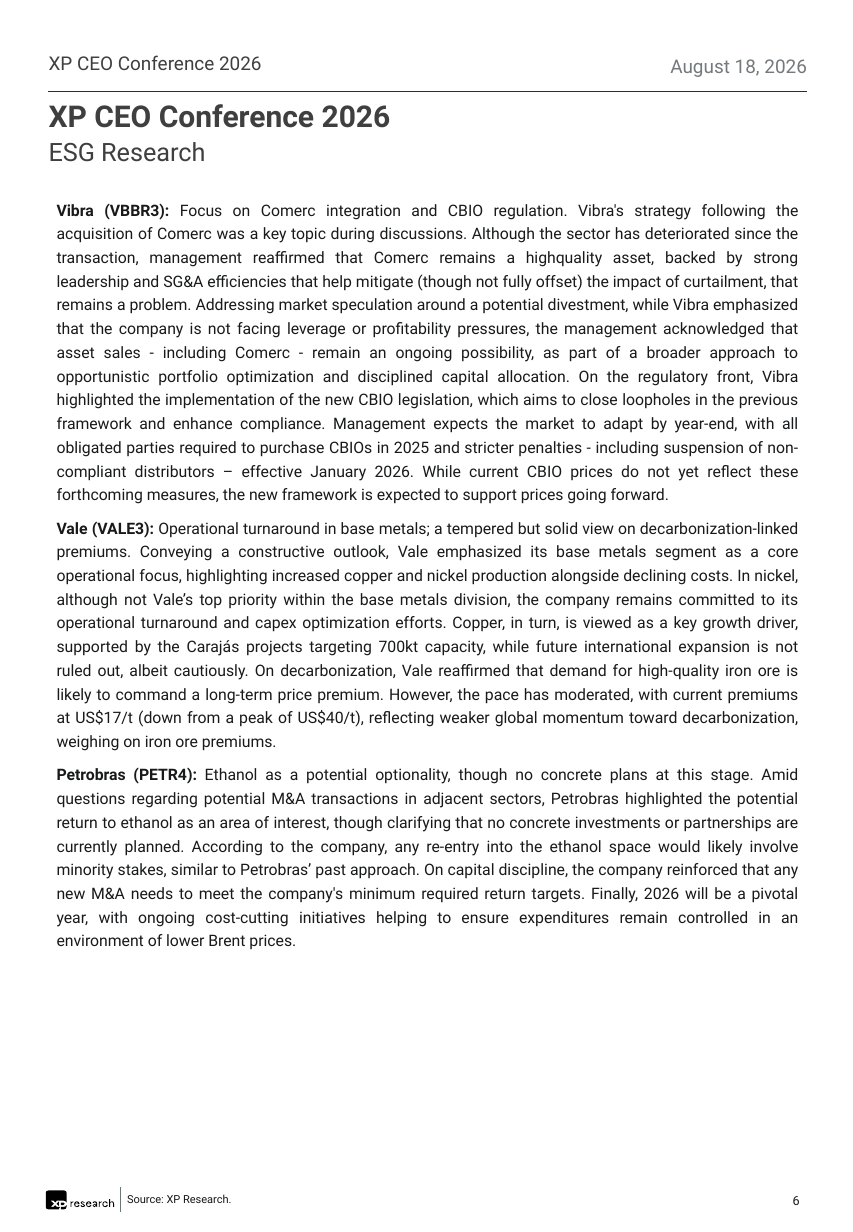
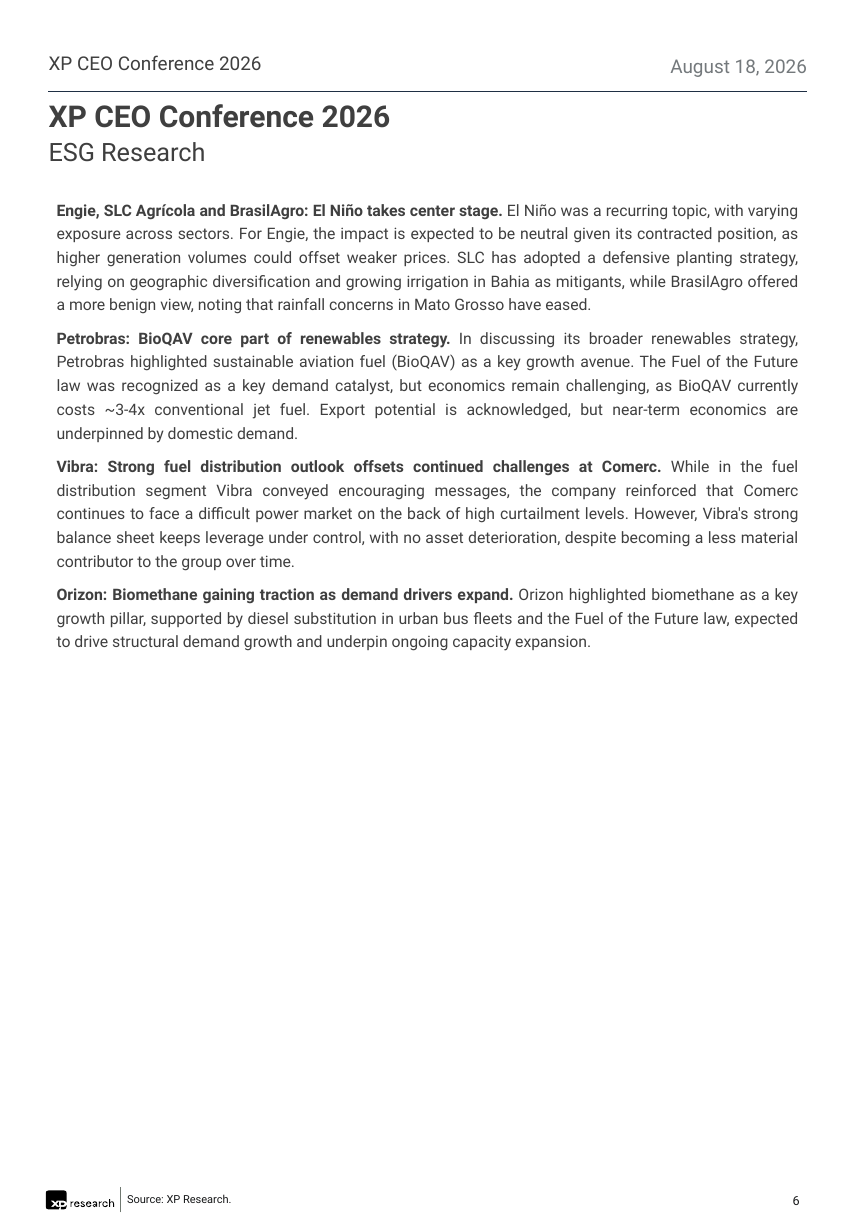
Before and after one commit to CaioLSouza/datasets, a slide deck: slide 6 of ceo_conference_2026/Feedback XP CEO Conference 2026.pptx. Drawn at 853x1232 pixels with LibreOffice and Linux fonts; fonts in the diff are those of the drawing. Boxes give left, top, right and bottom in pixels: in the first picture for what was removed or moved away, otherwise in the second. Text is boxed around its words. In the diff, an @@ line names an element or a change of style, - is before the commit and + after.

```diff
--- a/ceo_conference_2026/Feedback XP CEO Conference 2026.pptx
+++ b/ceo_conference_2026/Feedback XP CEO Conference 2026.pptx
@@ text at bbox=[57, 204, 799, 651]: text changed; text colour #18191A to #3F3F3F @@
-Vibra (VBBR3): Focus on Comerc integration and CBIO regulation. Vibra's strategy following the acquisition of Comerc was a key topic during discussions. Although the sector has deteriorated since the transaction, management reaffirmed that Comerc remains a highquality asset, backed by strong leadership and SG&A efficiencies that help mitigate (though not fully offset) the impact of curtailment, that remains a problem. Addressing market speculation around a potential divestment, while Vibra emphasized that the company is not facing leverage or profitability pressures, the management acknowledged that asset sales - including Comerc - remain an ongoing possibility, as part of a broader approach to opportunistic portfolio optimization and disciplined capital allocation. On the regulatory front, Vibra highlighted the implementation of the new CBIO legislation, which aims to close loopholes in the previous framework and enhance compliance. Management expects the market to adapt by year-end, with all obligated parties required to purchase CBIOs in 2025 and stricter penalties - including suspension of non-compliant distributors – effective January 2026. While current CBIO prices do not yet reflect these forthcoming measures, the new framework is expected to support prices going forward.
-Vale (VALE3): Operational turnaround in base metals; a tempered but solid view on decarbonization-linked premiums. Conveying a constructive outlook, Vale emphasized its base metals segment as a core operational focus, highlighting increased copper and nickel production alongside declining costs. In nickel, although not Vale’s top priority within the base metals division, the company remains committed to its operational turnaround and capex optimization efforts. Copper, in turn, is viewed as a key growth driver, supported by the Carajás projects targeting 700kt capacity, while future international expansion is not ruled out, albeit cautiously. On decarbonization, Vale reaffirmed that demand for high-quality iron ore is likely to command a long-term price premium. However, the pace has moderated, with current premiums at US$17/t (down from a peak of US$40/t), reflecting weaker global momentum toward decarbonization, weighing on iron ore premiums.
-Petrobras (PETR4): Ethanol as a potential optionality, though no concrete plans at this stage. Amid questions regarding potential M&A transactions in adjacent sectors, Petrobras highlighted the potential return to ethanol as an area of interest, though clarifying that no concrete investments or partnerships are currently planned. According to the company, any re-entry into the ethanol space would likely involve minority stakes, similar to Petrobras’ past approach. On capital discipline, the company reinforced that any new M&A needs to meet the company's minimum required return targets. Finally, 2026 will be a pivotal year, with ongoing cost-cutting initiatives helping to ensure expenditures remain controlled in an environment of lower Brent prices.
+Engie, SLC Agrícola and BrasilAgro: El Niño takes center stage. El Niño was a recurring topic, with varying exposure across sectors. For Engie, the impact is expected to be neutral given its contracted position, as higher generation volumes could offset weaker prices. SLC has adopted a defensive planting strategy, relying on geographic diversification and growing irrigation in Bahia as mitigants, while BrasilAgro offered a more benign view, noting that rainfall concerns in Mato Grosso have eased.
+Petrobras: BioQAV core part of renewables strategy. In discussing its broader renewables strategy, Petrobras highlighted sustainable aviation fuel (BioQAV) as a key growth avenue. The Fuel of the Future law was recognized as a key demand catalyst, but economics remain challenging, as BioQAV currently costs ~3-4x conventional jet fuel. Export potential is acknowledged, but near-term economics are underpinned by domestic demand.
+Vibra: Strong fuel distribution outlook offsets continued challenges at Comerc. While in the fuel distribution segment Vibra conveyed encouraging messages, the company reinforced that Comerc continues to face a difficult power market on the back of high curtailment levels. However, Vibra's strong balance sheet keeps leverage under control, with no asset deterioration, despite becoming a less material contributor to the group over time.
+Orizon: Biomethane gaining traction as demand drivers expand. Orizon highlighted biomethane as a key growth pillar, supported by diesel substitution in urban bus fleets and the Fuel of the Future law, expected to drive structural demand growth and underpin ongoing capacity expansion.
```
Also in this commit, not shown: 14 other slides changed, 7 slides added.
